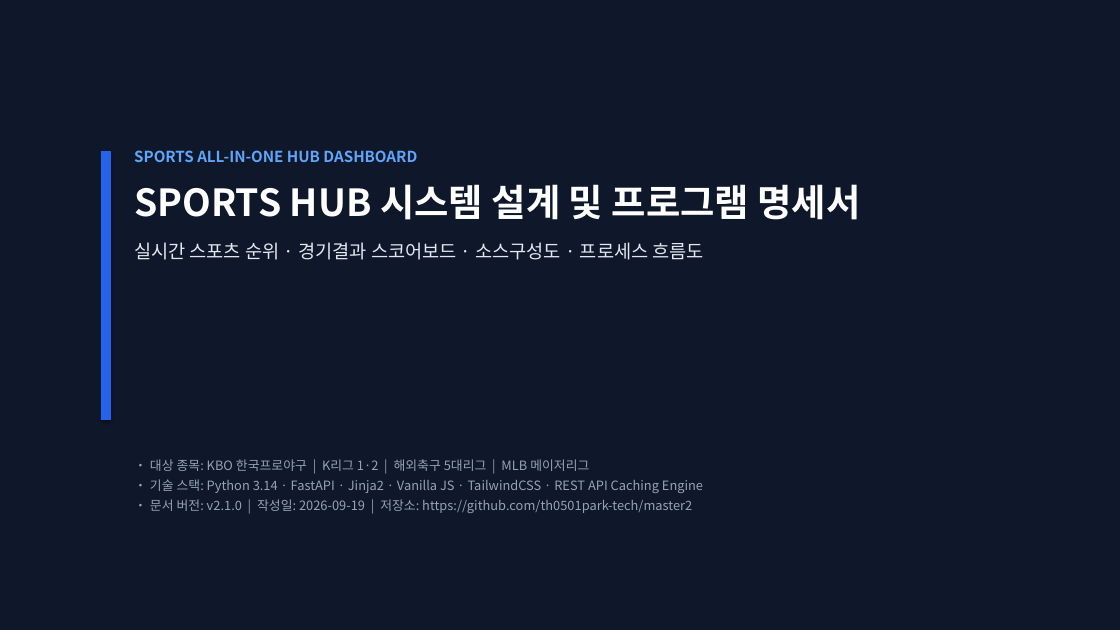
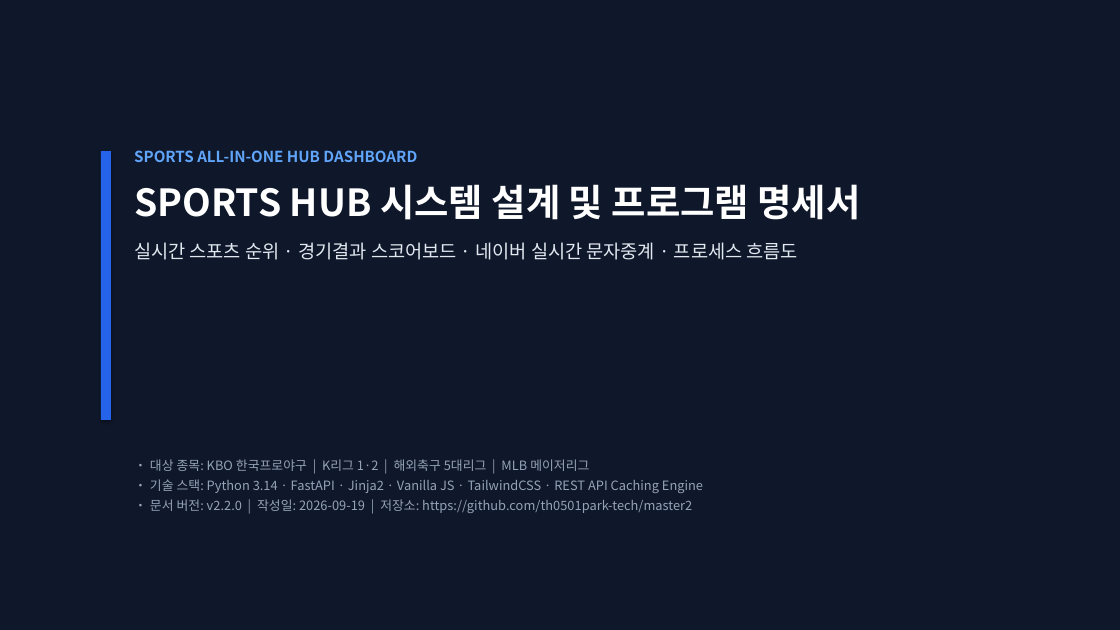
Before and after one commit to th0501park-tech/master2, a slide deck: slide 1 of SPORTS_HUB_프로젝트_설계_및_명세서.pptx. Drawn at 1120x630 pixels with LibreOffice and Linux fonts; fonts in the diff are those of the drawing. Boxes give left, top, right and bottom in pixels: in the first picture for what was removed or moved away, otherwise in the second. Text is boxed around its words. In the diff, an @@ line names an element or a change of style, - is before the commit and + after.

Commit message:
docs: 산출물 문서(명세서·Excel·PPT) 최신화 및 배포·모니터링 프로세스 흐름도 PPT 신규 추가

```diff
--- a/SPORTS_HUB_프로젝트_설계_및_명세서.pptx
+++ b/SPORTS_HUB_프로젝트_설계_및_명세서.pptx
@@ text at [134,242,798,260]: text changed @@
-실시간 스포츠 순위 · 경기결과 스코어보드 · 소스구성도 · 프로세스 흐름도
+실시간 스포츠 순위 · 경기결과 스코어보드 · 네이버 실시간 문자중계 · 프로세스 흐름도
@@ text at [150,499,692,513]: text changed @@
-• 문서 버전: v2.1.0 | 작성일: 2026-09-19 | 저장소: https://github.com/th0501park-tech/master2
+• 문서 버전: v2.2.0 | 작성일: 2026-09-19 | 저장소: https://github.com/th0501park-tech/master2
```
Also in this commit, not shown: 7 other slides changed, 7 other files.
